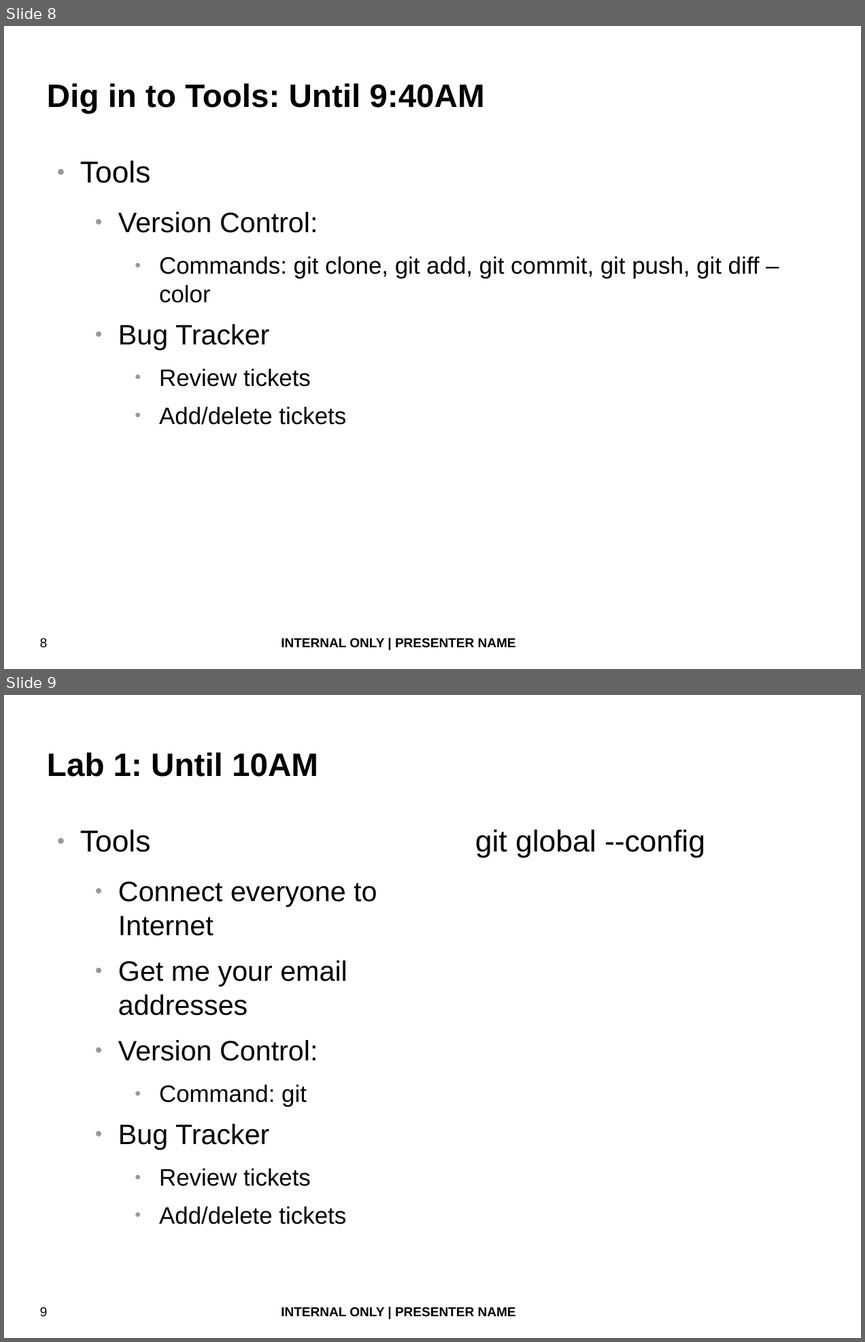
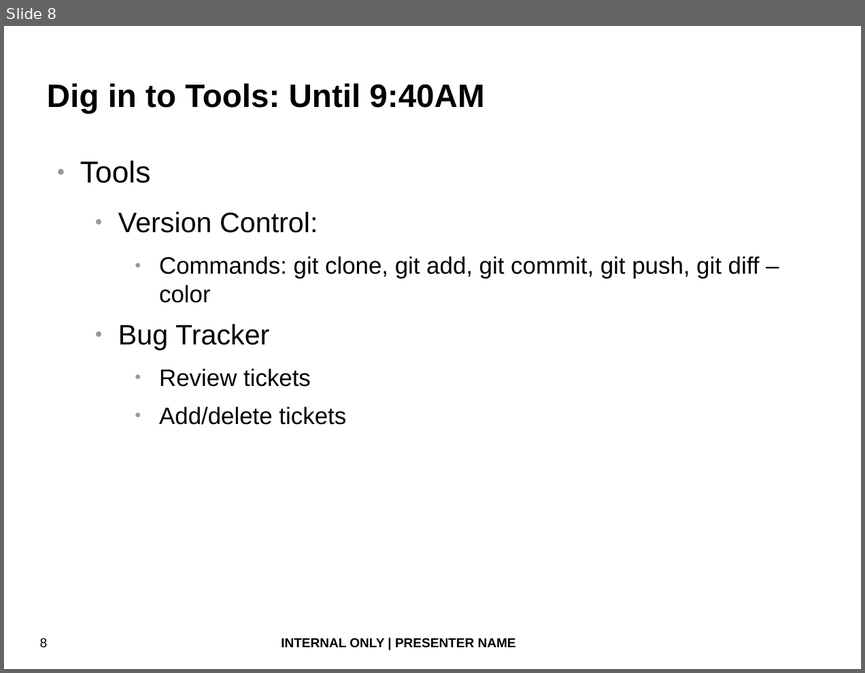
Before and after one commit to fatherlinux/shiva, a slide deck: bash_devops.odp. Shown one above the other, each under a label of ours: slides 8 and 9 before the commit, slide 8 after it. The pictures are 865x1342 and 865x673 pixels, drawn with LibreOffice and Linux fonts; fonts in the diff are those of the drawing; background and template pictures are left out. Boxes give left, top, right and bottom in pixels: in the first picture for what was removed or moved away, otherwise in the second. Text is boxed around its words. In the diff, an @@ line names an element or a change of style, - is before the commit and + after.

```diff
--- a/bash_devops.odp
+++ b/bash_devops.odp
@@ slide 9 removed at (4, 695, 861, 1338), background #FFFFFF; not listed: 2 template elements that a slide beside it also shows @@
@@ title removed at (47, 752, 318, 777) @@
-Lab 1: Until 10AM
@@ text removed at (80, 829, 377, 1224) @@
-● Tools
-  ● Connect everyone to Internet
-  ● Get me your email addresses
-  ● Version Control:
-    ● Command: git
-  ● Bug Tracker
-    ● Review tickets
-    ● Add/delete tickets
@@ text removed at (475, 829, 705, 858) @@
-git global --config
```
Also in this commit, not shown: 4 slides changed, 14 slides added.
